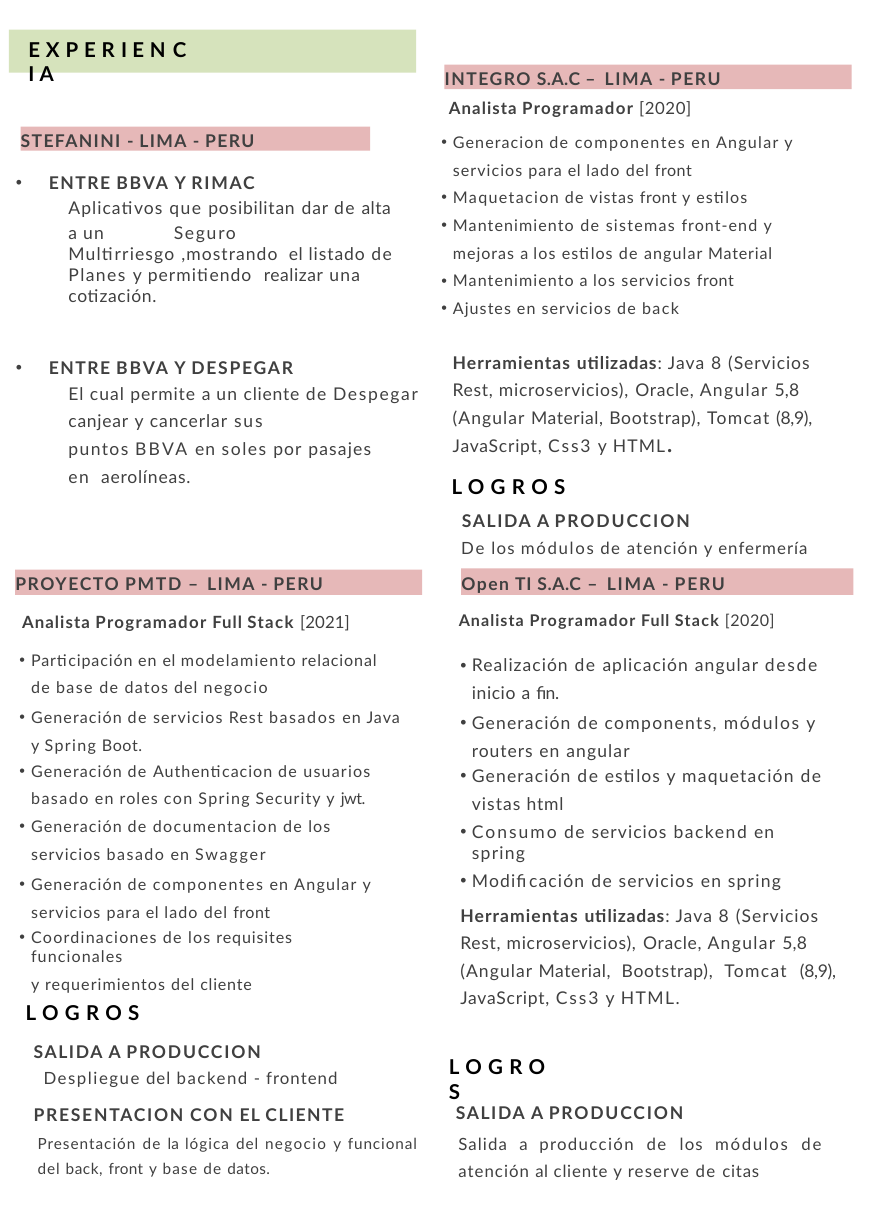
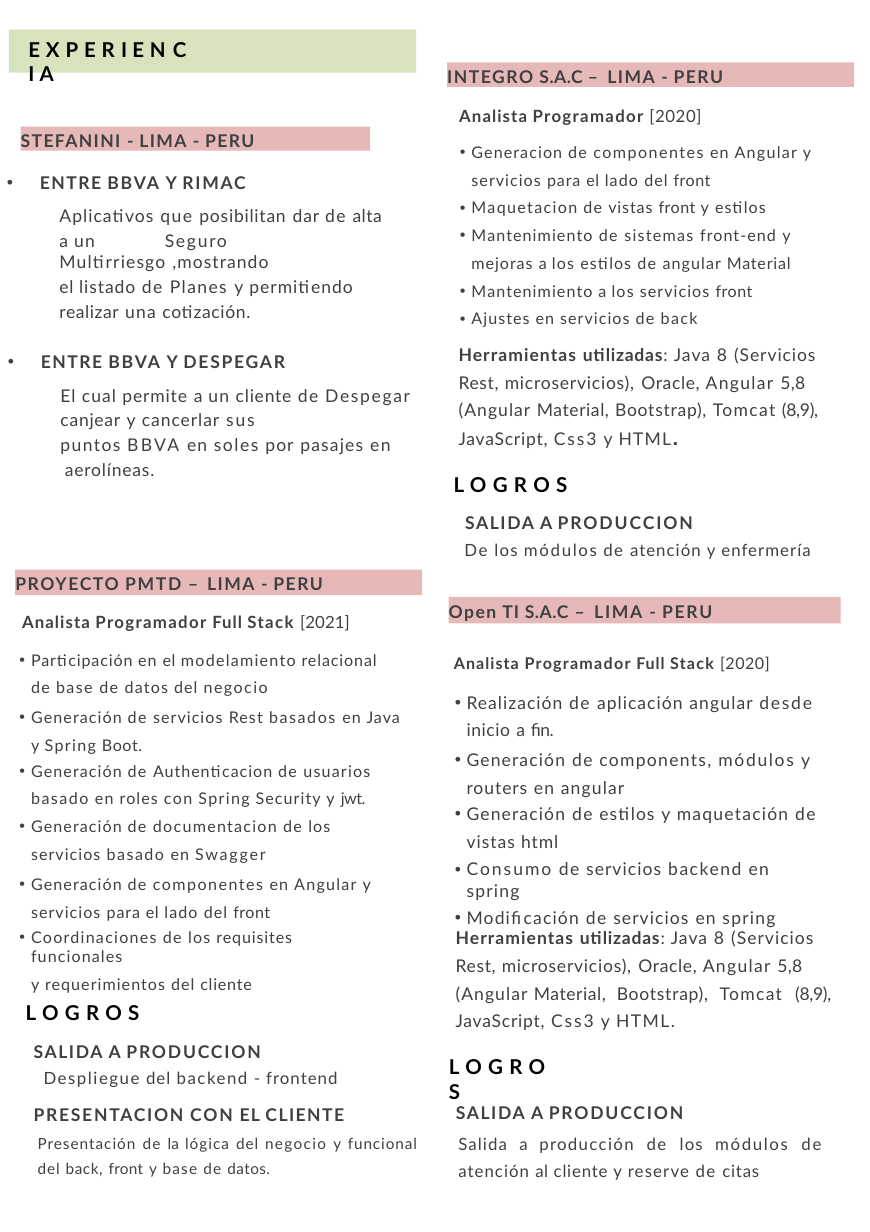
Before and after one commit to breinerbca99/portafolio1, a slide deck: slide 2 of src/assets/CV-Breiner Correa Atucsa.pptx. Drawn at 870x1232 pixels with LibreOffice and Linux fonts; fonts in the diff are those of the drawing. Boxes give left, top, right and bottom in pixels: in the first picture for what was removed or moved away, otherwise in the second. Text is boxed around its words. In the diff, an @@ line names an element or a change of style, - is before the commit and + after.

```diff
--- a/src/assets/CV-Breiner Correa Atucsa.pptx
+++ b/src/assets/CV-Breiner Correa Atucsa.pptx
@@ rectangle "INTEGRO S.A.C – LIMA - ...": place and size @@
-rectangle "INTEGRO S.A.C – LIMA - ..." at box(444, 64, 852, 88)
+rectangle "INTEGRO S.A.C – LIMA - ..." at box(448, 62, 855, 86)
@@ text "Analista Programador [2020]": place and size @@
-text "Analista Programador [2020]" at box(449, 101, 691, 117)
+text "Analista Programador [2020]" at box(459, 109, 701, 125)
@@ text "Generacion de componentes en Angular ...": place and size @@
-text "Generacion de componentes en Angular ..." at box(453, 136, 792, 317)
+text "Generacion de componentes en Angular ..." at box(471, 146, 811, 327)
@@ text "ENTRE BBVA Y RIMAC": place and size @@
-text "ENTRE BBVA Y RIMAC" at box(49, 176, 392, 302)
+text "ENTRE BBVA Y RIMAC" at box(40, 176, 382, 318)
@@ text at box(40, 176, 382, 225): more space between paragraphs @@
@@ text at box(59, 234, 268, 318): text changed @@
-a un Seguro Multirriesgo ,mostrando el listado de Planes y permitiendo realizar una cotización.
+a un Seguro Multirriesgo ,mostrando
+el listado de Planes y permitiendo
+realizar una cotización.
@@ text "ENTRE BBVA Y DESPEGAR": place and size @@
-text "ENTRE BBVA Y DESPEGAR" at box(49, 361, 418, 483)
+text "ENTRE BBVA Y DESPEGAR" at box(41, 355, 410, 476)
@@ text at box(41, 355, 410, 429): more space between paragraphs; less space between paragraphs @@
@@ text "Herramientas utilizadas: Java 8 (Servicios ...": place and size @@
-text "Herramientas utilizadas: Java 8 (Servicios ..." at box(452, 355, 812, 557)
+text "Herramientas utilizadas: Java 8 (Servicios ..." at box(459, 347, 818, 448)
@@ text at box(60, 438, 391, 476): text changed @@
-puntos BBVA en soles por pasajes en aerolíneas.
+puntos BBVA en soles por pasajes en
+aerolíneas.
@@ text at box(452, 479, 807, 557): paragraphs removed @@
-L O G R O S
-SALIDA A PRODUCCION
-De los módulos de atención y enfermería
@@ text added at box(454, 477, 567, 492), 14 pt, text #000000, bold @@
+L O G R O S
@@ text added at box(464, 516, 810, 559), 11.5 pt, text #404040 @@
+SALIDA A PRODUCCION
+De los módulos de atención y enfermería
@@ rectangle "Open TI S.A.C – LIMA ...": place and size @@
-rectangle "Open TI S.A.C – LIMA ..." at box(461, 569, 854, 595)
+rectangle "Open TI S.A.C – LIMA ..." at box(449, 597, 842, 624)
@@ text "Analista Programador Full Stack [2020]": place and size @@
-text "Analista Programador Full Stack [2020]" at box(459, 613, 775, 629)
+text "Analista Programador Full Stack [2020]" at box(454, 656, 770, 672)
@@ text "Realización de aplicación angular desde ...": place and size @@
-text "Realización de aplicación angular desde ..." at box(472, 658, 822, 890)
+text "Realización de aplicación angular desde ..." at box(467, 696, 816, 927)
@@ text "Herramientas utilizadas: Java 8 (Servicios ...": place and size @@
-text "Herramientas utilizadas: Java 8 (Servicios ..." at box(460, 908, 836, 1007)
+text "Herramientas utilizadas: Java 8 (Servicios ..." at box(456, 930, 831, 1030)
```
Also in this commit, not shown: 1 other slide changed, 1 other file.
